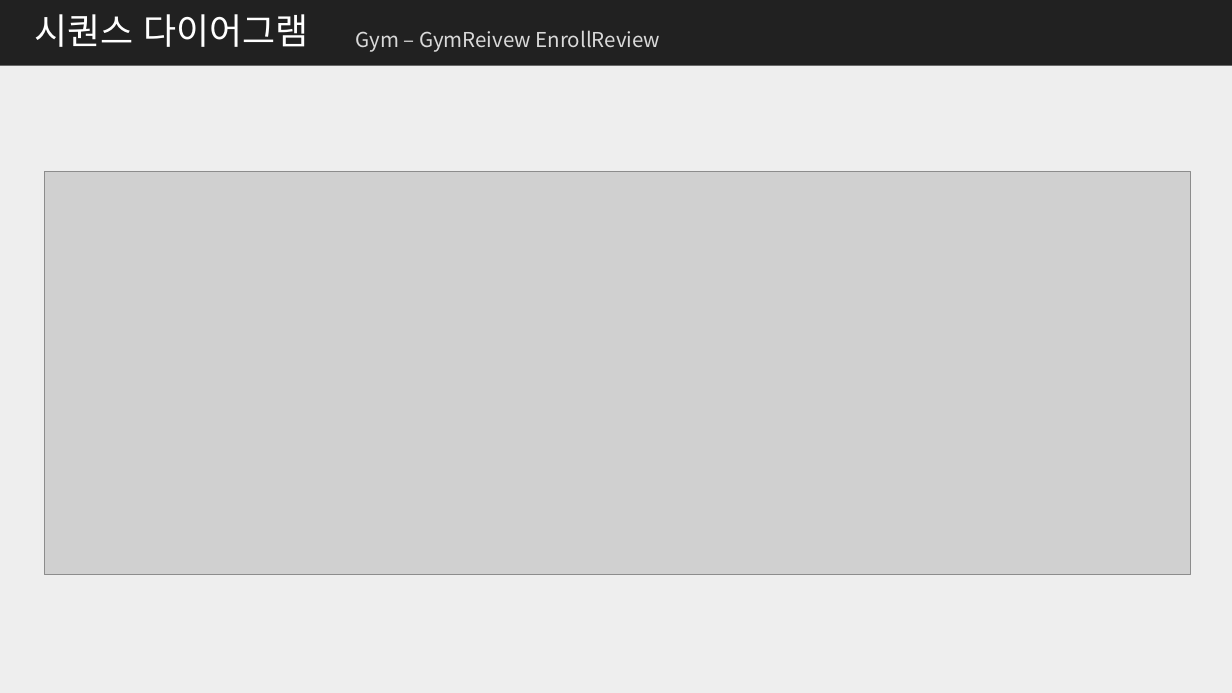
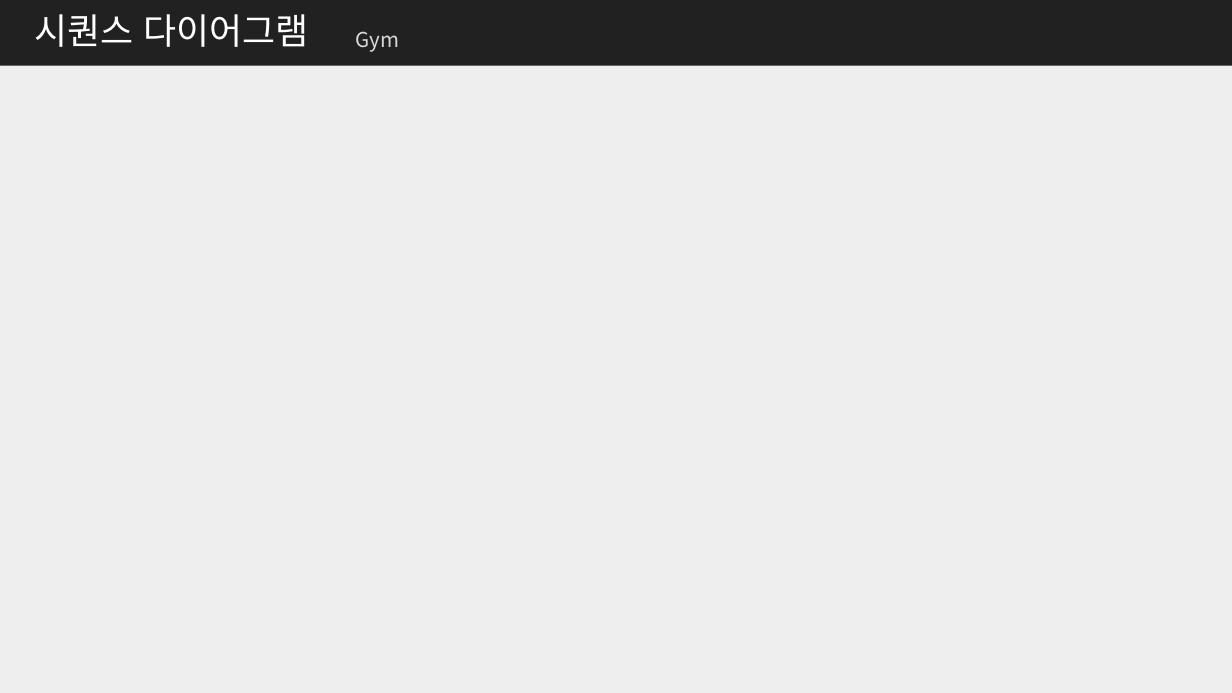
Before and after one commit to me0768/KHFinalProject, a slide deck: slide 23 of 보고서/클래스설계서_Final_Project.pptx (slide 28 before the commit). Drawn at 1232x693 pixels with LibreOffice and Linux fonts; fonts in the diff are those of the drawing; grey boxes stand for pictures. Boxes give left, top, right and bottom in pixels: in the first picture for what was removed or moved away, otherwise in the second. Text is boxed around its words. In the diff, an @@ line names an element or a change of style, - is before the commit and + after.

```diff
--- a/보고서/클래스설계서_Final_Project.pptx
+++ b/보고서/클래스설계서_Final_Project.pptx
@@ text at (355,31,399,52): text changed @@
-Gym – GymReivew EnrollReview
+Gym
@@ picture removed at (44,172,1191,575) @@
```
Also in this commit, not shown: 14 other slides changed, 6 slides removed, 16 other files.
